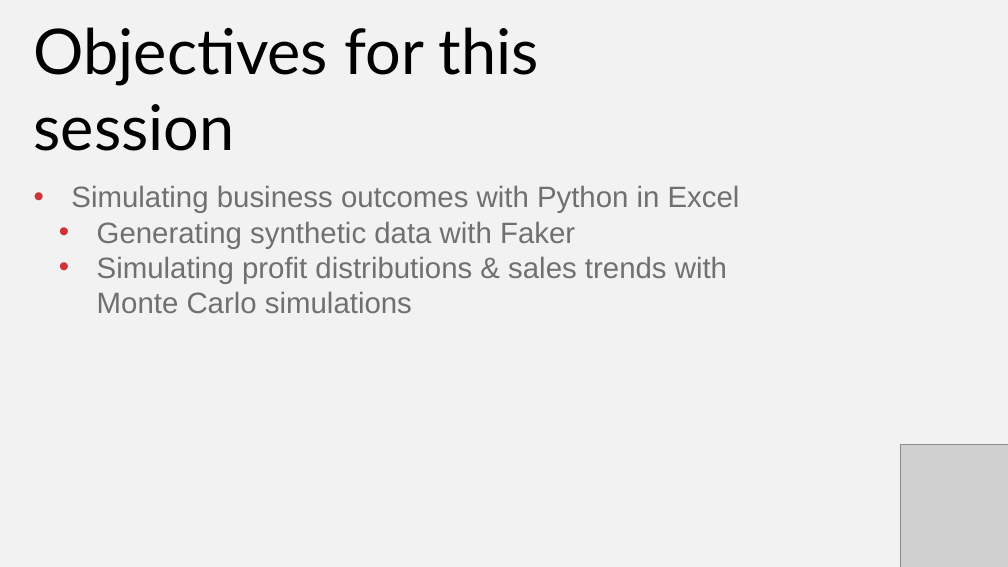
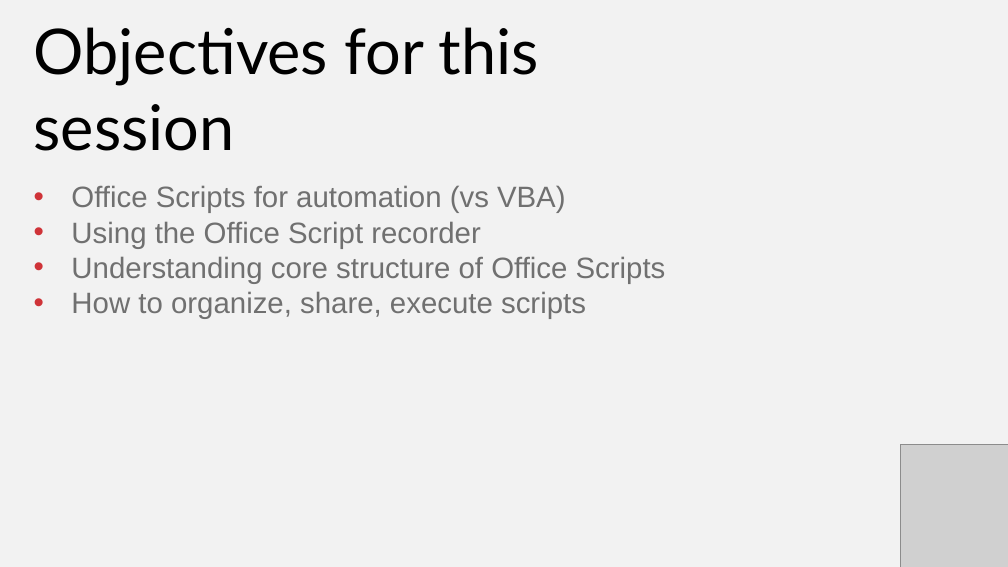
Before and after one commit to stringfestdata/first-steps-office-scripts, a slide deck: slide 3 of first-steps-office-scripts.pptx. Drawn at 1008x567 pixels with LibreOffice and Linux fonts; fonts in the diff are those of the drawing; grey boxes stand for pictures. Boxes give left, top, right and bottom in pixels: in the first picture for what was removed or moved away, otherwise in the second. Text is boxed around its words. In the diff, an @@ line names an element or a change of style, - is before the commit and + after.

```diff
--- a/first-steps-office-scripts.pptx
+++ b/first-steps-office-scripts.pptx
@@ text at (x1=71, y1=185, x2=666, y2=319): text changed @@
-• Simulating business outcomes with Python in Excel
-  • Generating synthetic data with Faker
-  • Simulating profit distributions & sales trends with Monte Carlo simulations
+• Office Scripts for automation (vs VBA)
+• Using the Office Script recorder
+• Understanding core structure of Office Scripts
+• How to organize, share, execute scripts
```
Also in this commit, not shown: 1 other slide changed, 11 slides added, 10 slides removed, 3 other files.
